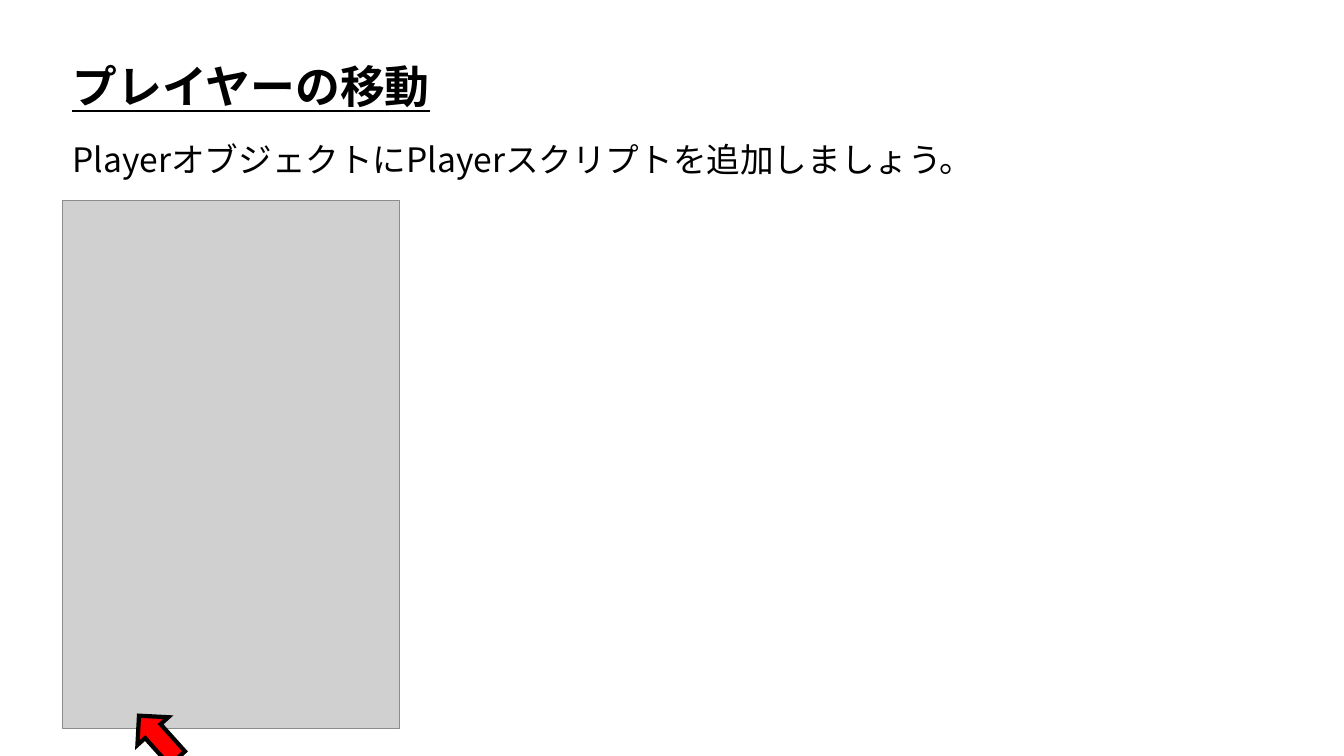
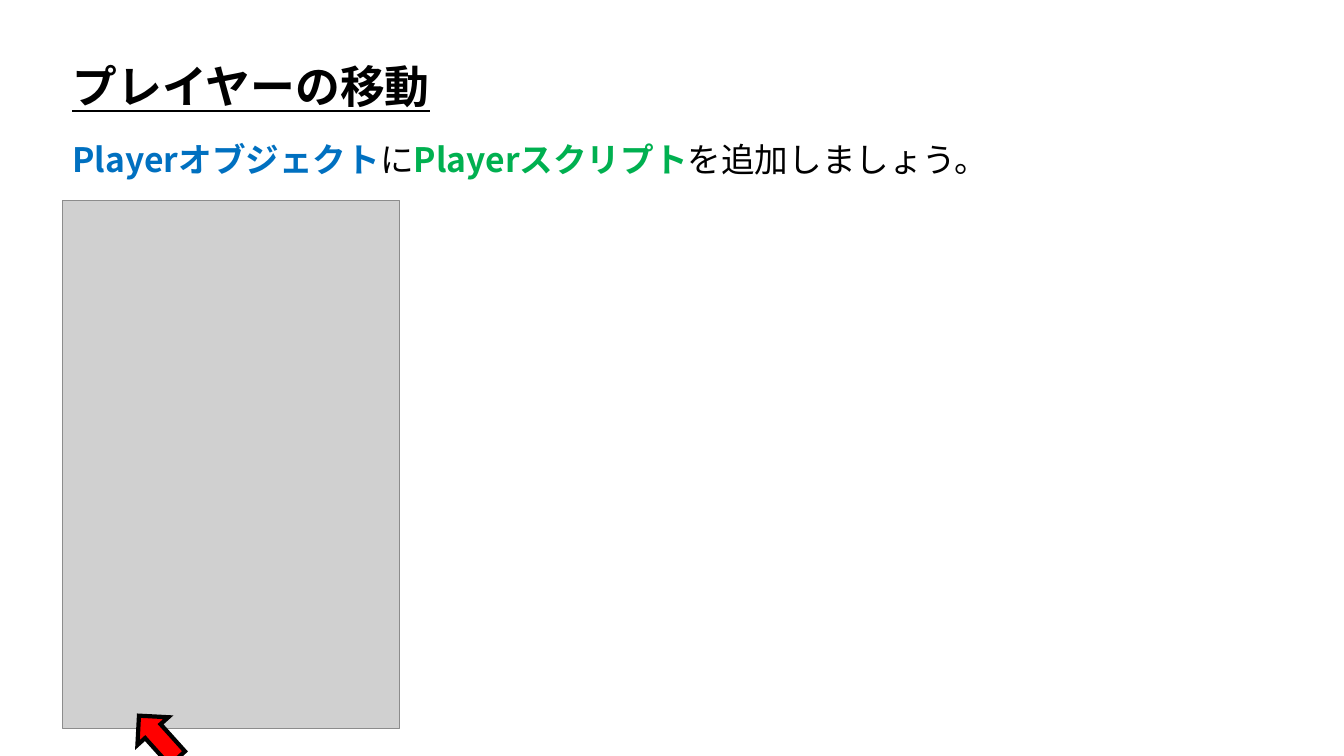
Before and after one commit to ArakiYusuke-Ohara/Textbook, a slide deck: slide 6 of ゲーム科1年/00_前期/ゲームエンジンⅠ/06_プレイヤーの移動.pptx. Drawn at 1344x756 pixels with LibreOffice and Linux fonts; fonts in the diff are those of the drawing; grey boxes stand for pictures. Boxes give left, top, right and bottom in pixels: in the first picture for what was removed or moved away, otherwise in the second. Text is boxed around its words. In the diff, an @@ line names an element or a change of style, - is before the commit and + after.

```diff
--- a/ゲーム科1年/00_前期/ゲームエンジンⅠ/06_プレイヤーの移動.pptx
+++ b/ゲーム科1年/00_前期/ゲームエンジンⅠ/06_プレイヤーの移動.pptx
@@ text "PlayerオブジェクトにPlayerスクリプトを追加しましょう。" at [73,143,989,180]: text colour #000000 to #0070C0, text colour #000000 to #00B050, bold on in "PlayerオブジェクトにPlayerスクリプトを追加しましょう。" @@
```
Also in this commit, not shown: 4 other slides changed, 8 other files.
